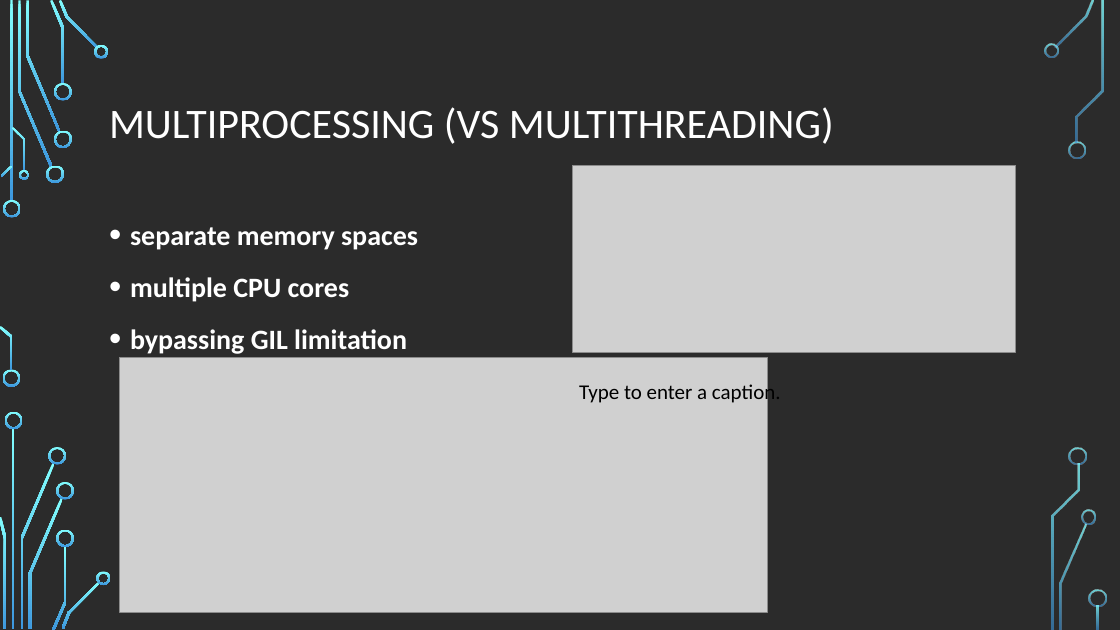
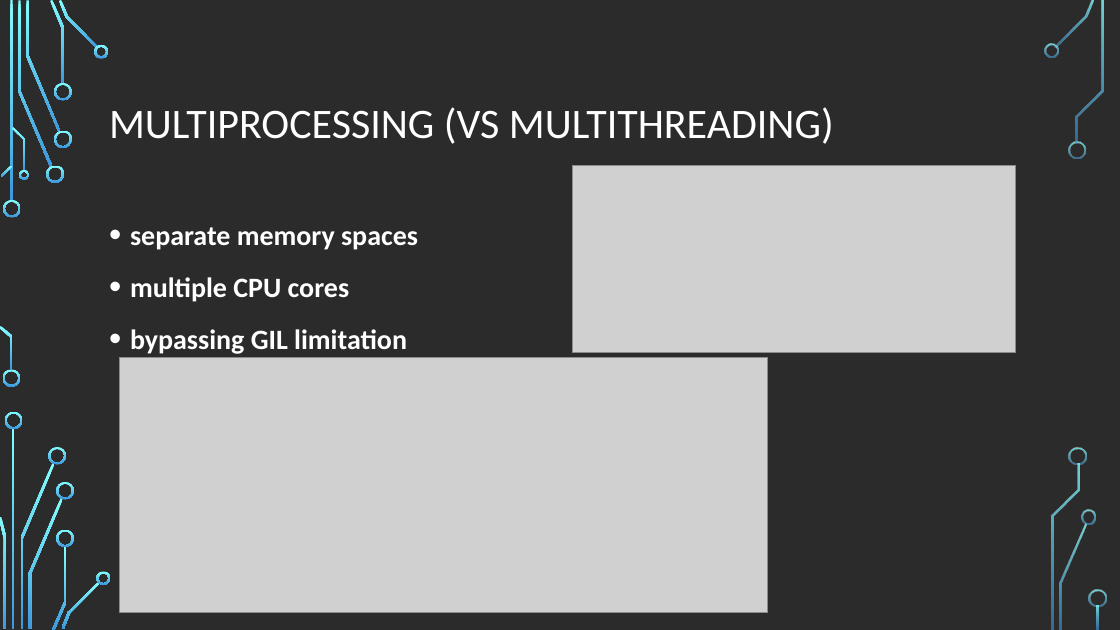
Before and after one commit to miro1091/python, a slide deck: slide 8 of python.pptx (slide 7 before the commit). Drawn at 1120x630 pixels with LibreOffice and Linux fonts; fonts in the diff are those of the drawing; grey boxes stand for pictures; background and template pictures are left out; a plain dark background stands for a picture behind light text. Boxes give left, top, right and bottom in pixels: in the first picture for what was removed or moved away, otherwise in the second. Text is boxed around its words. In the diff, an @@ line names an element or a change of style, - is before the commit and + after.

```diff
--- a/python.pptx
+++ b/python.pptx
@@ text removed at (579,382,781,406) @@
-Type to enter a caption.
```
Also in this commit, not shown: 8 other slides changed, 2 slides added, 1 slide removed, 2 other files.
